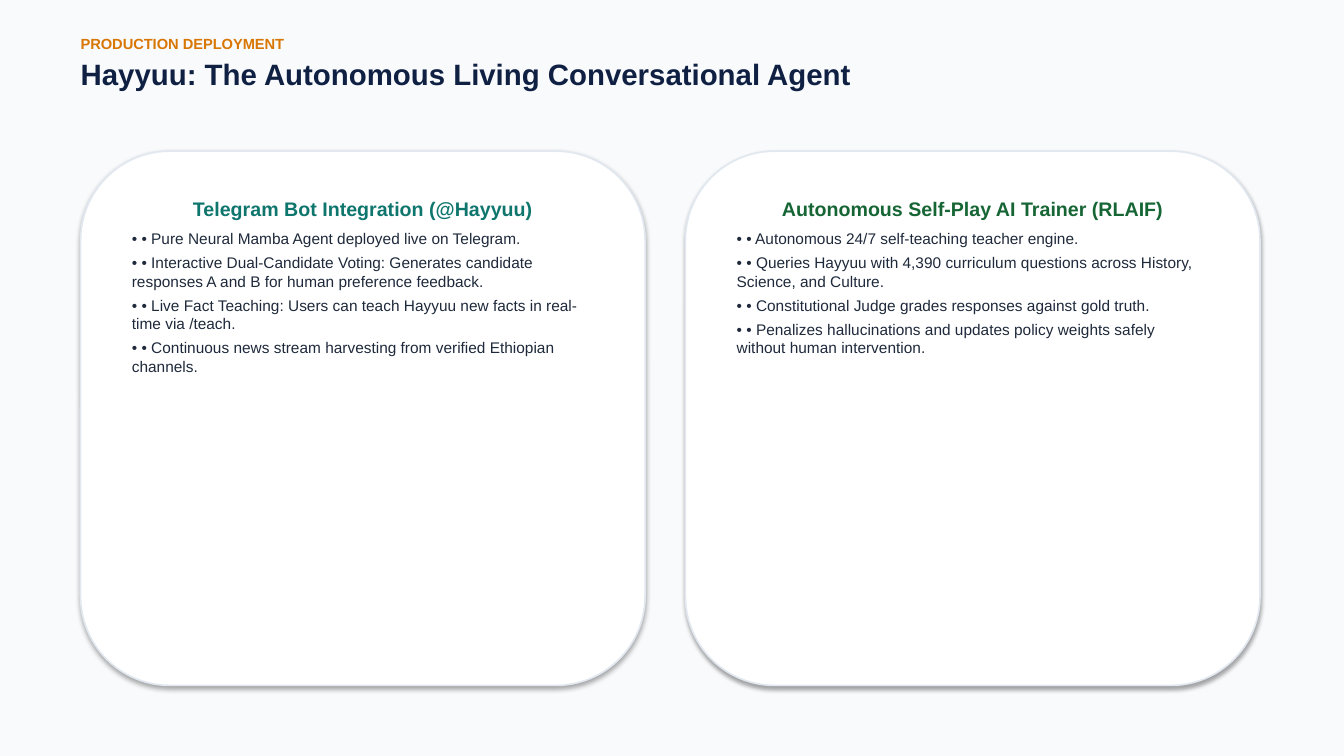
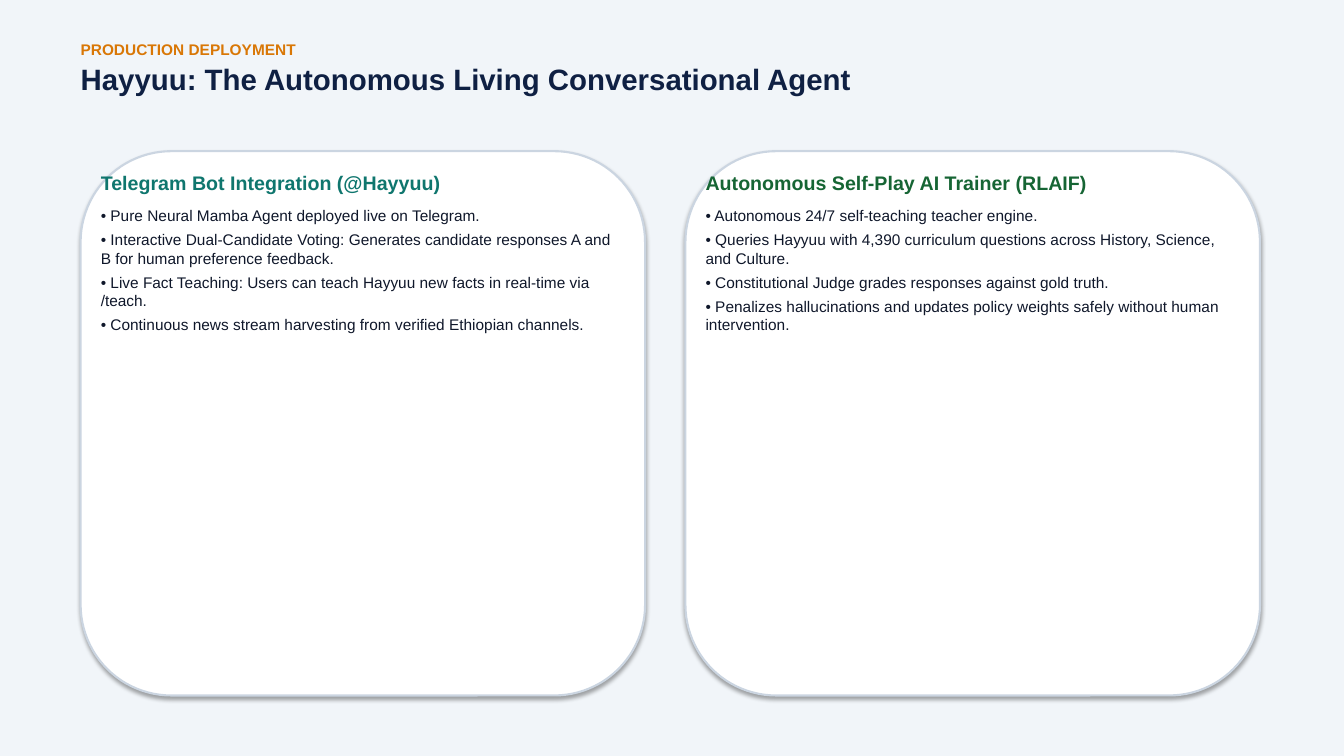
Before and after one commit to BekiChemeda/ML-Research, a slide deck: slide 29 of AMHARIC_MAMBA_PRESENTATION.pptx. Drawn at 1344x756 pixels with LibreOffice and Linux fonts; fonts in the diff are those of the drawing. Boxes give left, top, right and bottom in pixels: in the first picture for what was removed or moved away, otherwise in the second. Text is boxed around its words. In the diff, an @@ line names an element or a change of style, - is before the commit and + after.

Commit message:
Fix text rendering across all 31 slides in PPTX and PDF

```diff
--- a/AMHARIC_MAMBA_PRESENTATION.pptx
+++ b/AMHARIC_MAMBA_PRESENTATION.pptx
@@ background #F8FAFC to #F1F5F9 @@
@@ text at bbox=[81, 44, 296, 55]: size 10.5 to 11 pt in "PRODUCTION DEPLOYMENT" @@
@@ rounded rectangle: place and size @@
-rounded rectangle at bbox=[81, 151, 645, 686]
+rounded rectangle at bbox=[81, 151, 645, 696]
@@ rounded rectangle at bbox=[81, 151, 645, 696]: outline #E2E8F0 1.2 pt to #CBD5E1 1.5 pt @@
@@ text added at bbox=[101, 175, 611, 334], 11 pt, text #0F172A @@
+Telegram Bot Integration (@Hayyuu)
+• Pure Neural Mamba Agent deployed live on Telegram.
+• Interactive Dual-Candidate Voting: Generates candidate responses A and B for human preference feedback.
+• Live Fact Teaching: Users can teach Hayyuu new facts in real-time via /teach.
+• Continuous news stream harvesting from verified Ethiopian channels.
@@ rounded rectangle added at bbox=[686, 151, 1260, 696], fill #FFFFFF, outline #CBD5E1 1.5 pt @@
@@ text at bbox=[706, 175, 1087, 194]: alignment centre to left; more space between paragraphs @@
@@ text "Autonomous Self-Play AI Trainer (RLAIF)": place and size @@
-text "Autonomous Self-Play AI Trainer (RLAIF)" at bbox=[686, 151, 1260, 686]
+text "Autonomous Self-Play AI Trainer (RLAIF)" at bbox=[706, 175, 1218, 330]
@@ text "Autonomous Self-Play AI Trainer (RLAIF)" at bbox=[706, 175, 1218, 330]: fill #FFFFFF to none; outline #E2E8F0 1.2 pt to none; shadow off @@
@@ text in rounded rectangle at bbox=[132, 201, 577, 372]: text removed @@
-Telegram Bot Integration (@Hayyuu)
-• • Pure Neural Mamba Agent deployed live on Telegram.
-• • Interactive Dual-Candidate Voting: Generates candidate responses A and B for human preference feedback.
-• • Live Fact Teaching: Users can teach Hayyuu new facts in real-time via /teach.
-• • Continuous news stream harvesting from verified Ethiopian channels.
@@ text at bbox=[706, 210, 1218, 330]: text changed; text colour #1E293B to #0F172A @@
-• • Autonomous 24/7 self-teaching teacher engine.
-• • Queries Hayyuu with 4,390 curriculum questions across History, Science, and Culture.
-• • Constitutional Judge grades responses against gold truth.
-• • Penalizes hallucinations and updates policy weights safely without human intervention.
+• Autonomous 24/7 self-teaching teacher engine.
+• Queries Hayyuu with 4,390 curriculum questions across History, Science, and Culture.
+• Constitutional Judge grades responses against gold truth.
+• Penalizes hallucinations and updates policy weights safely without human intervention.
```
Also in this commit, not shown: 29 other slides changed, 1 other file.
